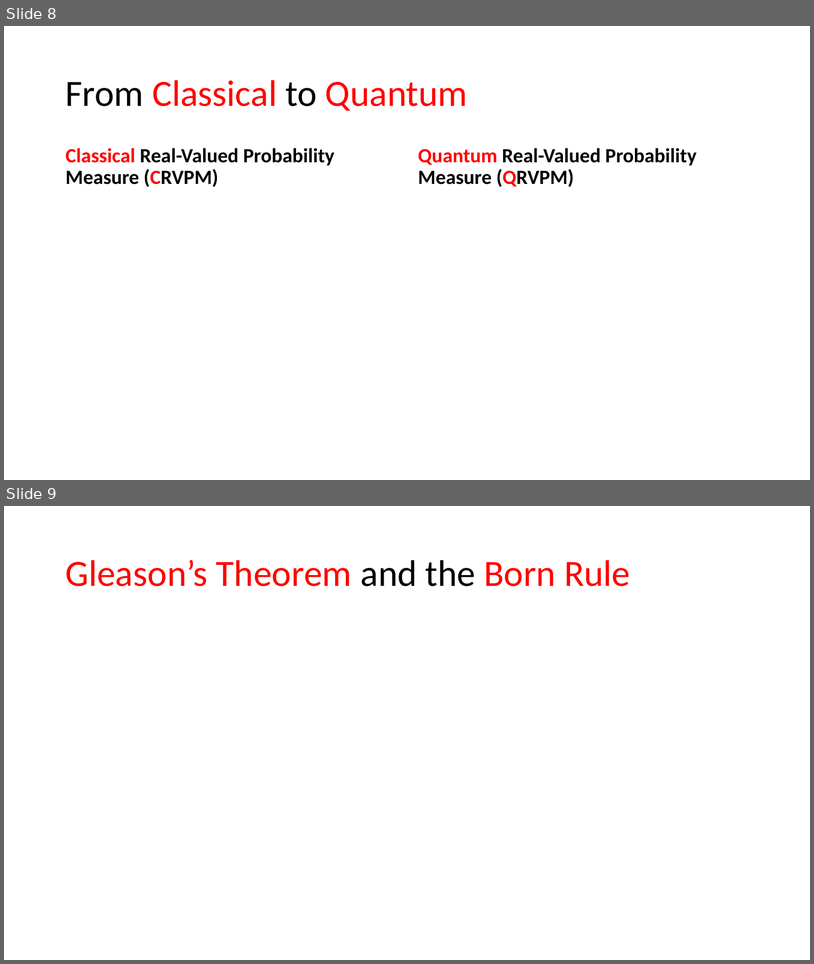
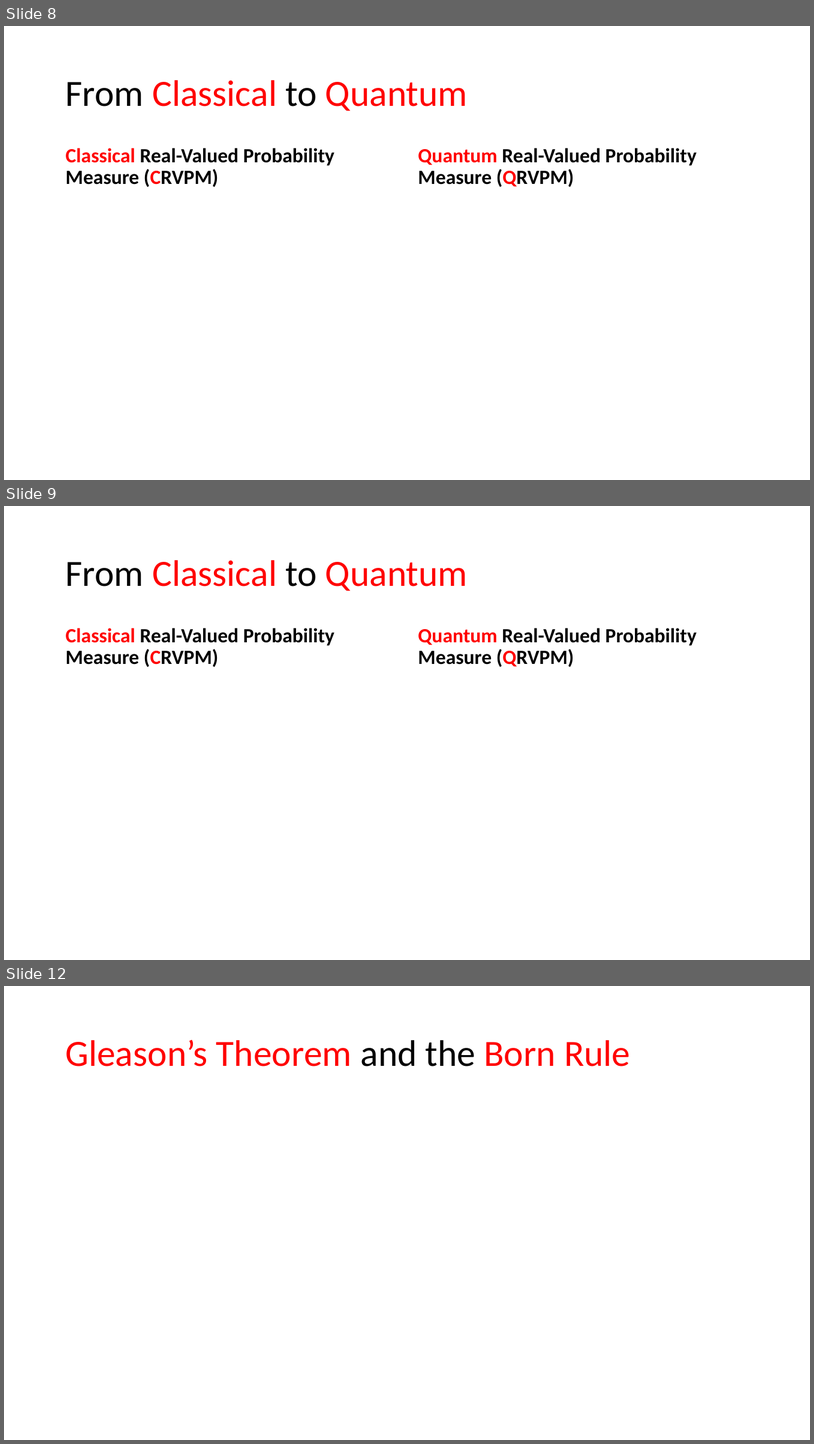
Before and after one commit to yuttai/Contextuality-and-Nonlocality-in-Discrete-Quantum-Theory, a slide deck: prop_short.pptm. Shown one above the other, each under a label of ours: slides 8 and 9 before the commit, slides 8, 9 and 12 after it; the slides between them are not shown. The pictures are 814x964 and 814x1444 pixels, drawn with LibreOffice and Linux fonts; fonts in the diff are those of the drawing; grey boxes stand for pictures. Boxes give left, top, right and bottom in pixels: in the first picture for what was removed or moved away, otherwise in the second. Text is boxed around its words. In the diff, an @@ line names an element or a change of style, - is before the commit and + after.

```diff
--- a/prop_short.pptm
+++ b/prop_short.pptm
@@ slide 9 added at (x1=4, y1=506, x2=810, y2=960), background #FFFFFF @@
@@ title added at (x1=66, y1=560, x2=468, y2=591), 44 pt, text #FF0000 @@
+From Classical to Quantum
@@ text added at (x1=66, y1=628, x2=335, y2=667), 24 pt, text #000000, bold @@
+Classical Real-Valued Probability Measure (CRVPM)
@@ text added at (x1=418, y1=628, x2=697, y2=667), 24 pt, text #000000, bold @@
+Quantum Real-Valued Probability Measure (QRVPM)
@@ what was slide 9 is now slide 12 @@
```
Also in this commit, not shown: 2 slides changed, 2 other slides added.
